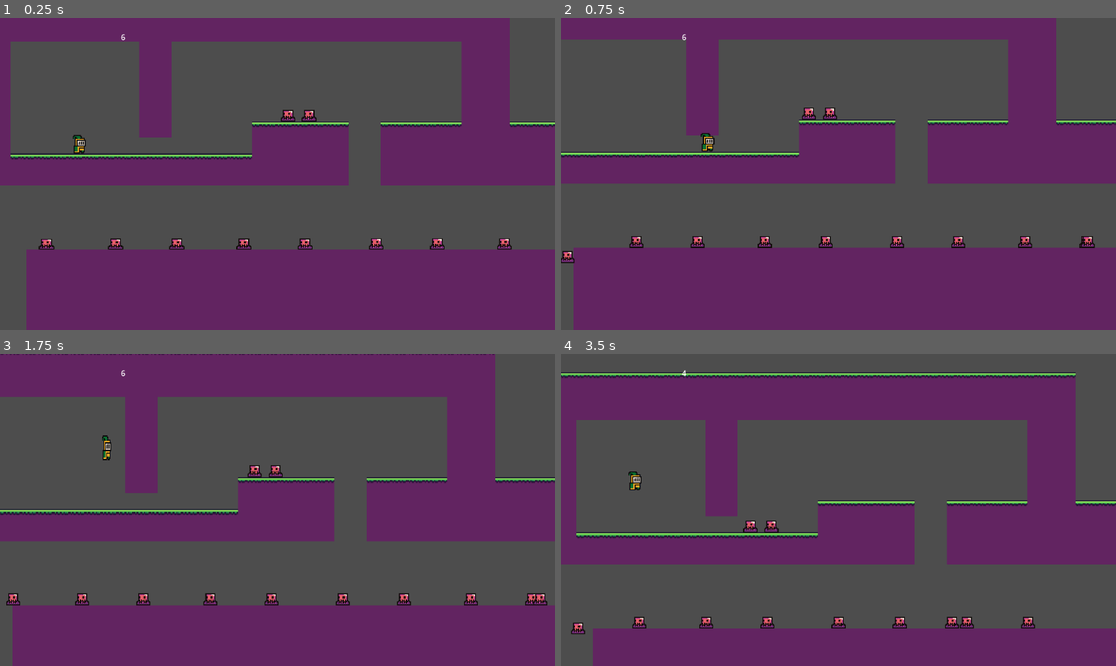
Above: before the commit, frames 1-4 (two rows, left to right).
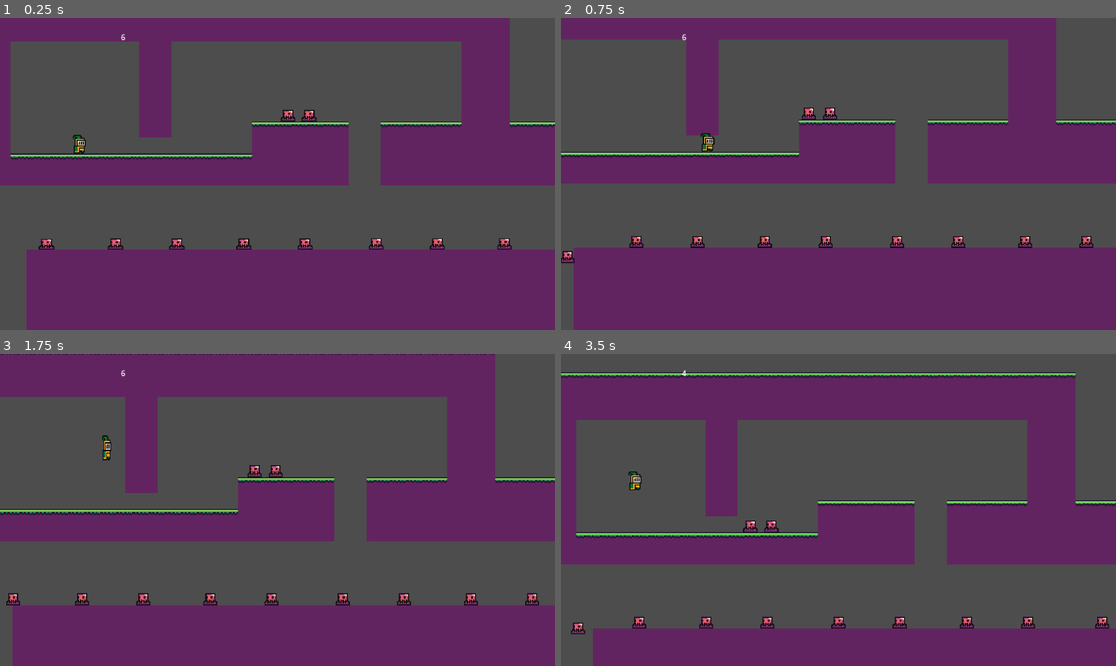
Above: after the commit, the same moments.

Repository: juanes10201/SpeedrunPlatformerGame
Game: Godot game, scene res://assets/Levels/world1/level6.tscn
Two runs of this game, one before a commit and one after it. Both use one fixed random seed, a clock stepped at 60 frames per second and the inputs below. This scene is started directly instead of the project's main scene.
Inputs:
- Up to frame 1 (0.25 s): no input
- Up to frame 2 (0.75 s): tap Enter at 0.5 s; hold Right (ui_right) from 0.53 s (still down); tap Shift (player_dash) at 0.6 s
- Up to frame 3 (1.75 s): keep holding Right (ui_right); tap Space (player_jump) at 0.77, 1.52 s; tap Ctrl (player_slide) at 1.35 s
- Up to frame 4 (3.5 s): release Right (ui_right) at 2.03 s; hold Left (ui_left) 2.03-2.78 s; tap Shift (player_dash) at 2.1 s; hold Right (ui_right) from 2.78 s (still down); tap Ctrl (player_slide) at 2.85 s; tap Space (player_jump) at 3.02 s

Frame 1 is identical in both runs. In frame 2, less than 0.1% of the frame differs, in the area x 93-97%, y 69-74%; in frame 3, less than 0.1%; in frame 4, 0.2%, in the area x 69-99%, y 84-88%.

Commit message:
Fixed bugs

Diff:
--- a/assets/Levels/world1/level6.tscn
+++ b/assets/Levels/world1/level6.tscn
@@ -142,7 +142,6 @@
 position = Vector2(-79, -58)
 Max_groundsmash_distance = 300.0
 EnemyDirection = 1
-enemy_type = 0.0
 
 [node name="Enemie13" parent="." instance=ExtResource("6_3uh0q")]
 position = Vector2(-58, -58)
@@ -150,10 +149,6 @@
 
 [node name="Enemie9" parent="." instance=ExtResource("6_3uh0q")]
 position = Vector2(198, 71)
-EnemyDirection = 1
-
-[node name="Enemie14" parent="Enemie9" instance=ExtResource("6_3uh0q")]
-position = Vector2(59, -3)
 EnemyDirection = 1
 
 [node name="Enemie14" parent="." instance=ExtResource("6_3uh0q")]
@@ -187,3 +182,7 @@
 [node name="Enemie17" parent="." instance=ExtResource("6_3uh0q")]
 position = Vector2(-123, 67)
 EnemyDirection = 1
+
+[node name="Enemie19" parent="." instance=ExtResource("6_3uh0q")]
+position = Vector2(272, 70)
+EnemyDirection = 1
--- a/assets/Levels/world1/level7.tscn
+++ b/assets/Levels/world1/level7.tscn
@@ -103,7 +103,7 @@
 [node name="TileMapLayer" type="TileMapLayer" parent="."]
 position = Vector2(-2, 32)
 scale = Vector2(1.00384, 1)
-tile_map_data = PackedByteArray("AADz//z/AAABAAEAAADz//3/AAA …(1168 unchanged characters)… BAAEAAADq//3/AAABAAEAAADy//3/AAABAAEAAADt/wsAAAAAAAMAAADu/wsAAAABAAMAAADv/wsAAAACAAMAAADz/w0AAAABAAEAAADt//j/AAAAAAMAAADu//j/AAABAAMAAADv//j/AAACAAMAAAA=")
+tile_map_data = PackedByteArray("AADz//z/AAABAAEAAADz//3/AAA …(1168 unchanged characters)… BAAEAAADq//3/AAABAAEAAADy//3/AAABAAEAAADz/w0AAAABAAEAAADt//j/AAAAAAMAAADu//j/AAABAAMAAADv//j/AAACAAMAAADt/wwAAAAAAAMAAADu/wwAAAABAAMAAADv/wwAAAACAAMAAAA=")
 tile_set = SubResource("TileSet_i8b3o")
 
 [node name="Player" parent="." instance=ExtResource("2_hl74j")]
@@ -136,7 +136,7 @@
 autostart = true
 
 [node name="Flag" parent="." instance=ExtResource("5_wclob")]
-position = Vector2(-284, 189)
+position = Vector2(-283, 203)
 level_to_change = "level4"
 
 [node name="falling_sand" parent="." instance=ExtResource("7_kb3ie")]
